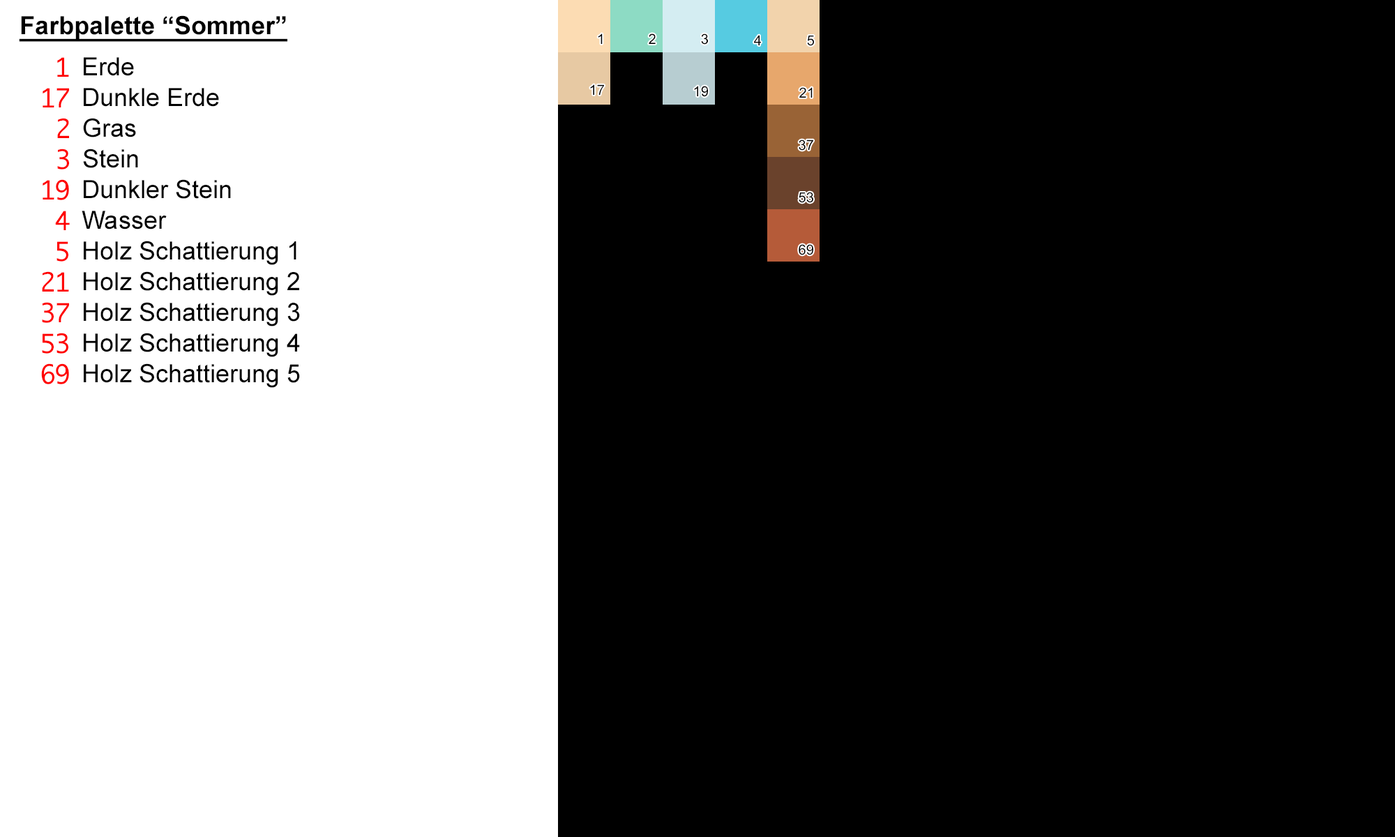
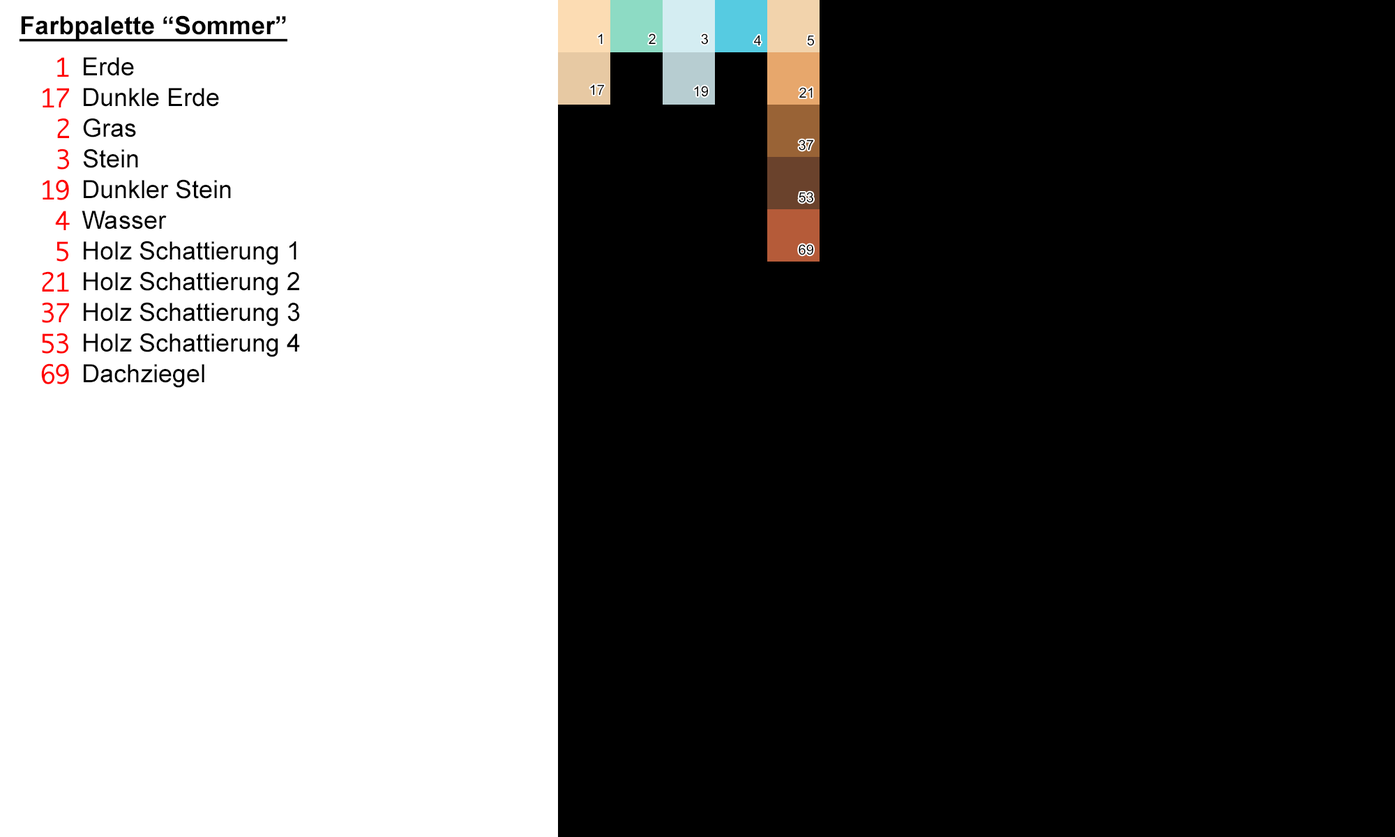
Layers edited between the first and the second w=1395, h=837 image:
painted on "Text" (1st of 5, in "Descriptions" › "Dachziegel") over [85,363,300,388]
